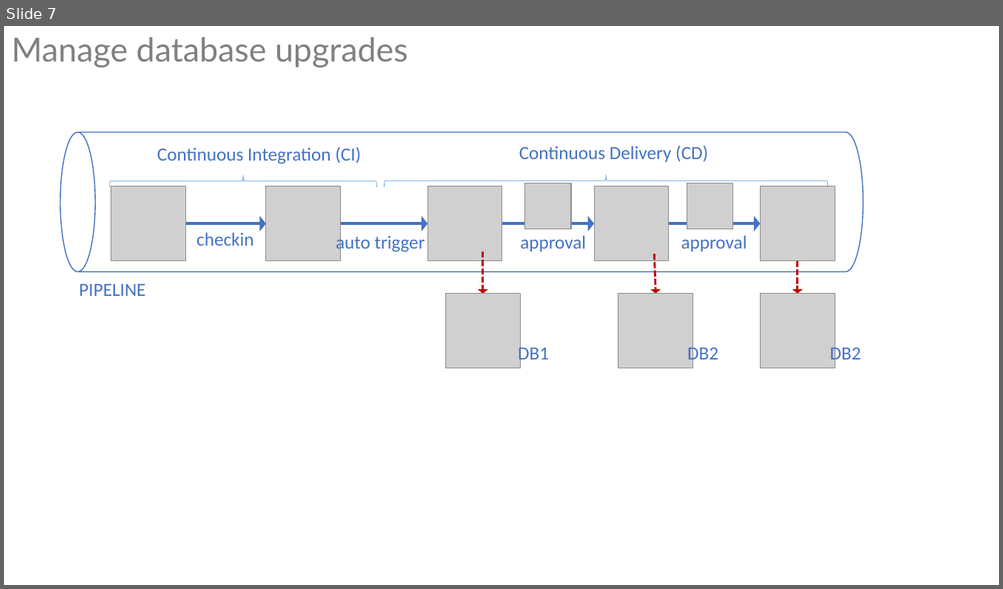
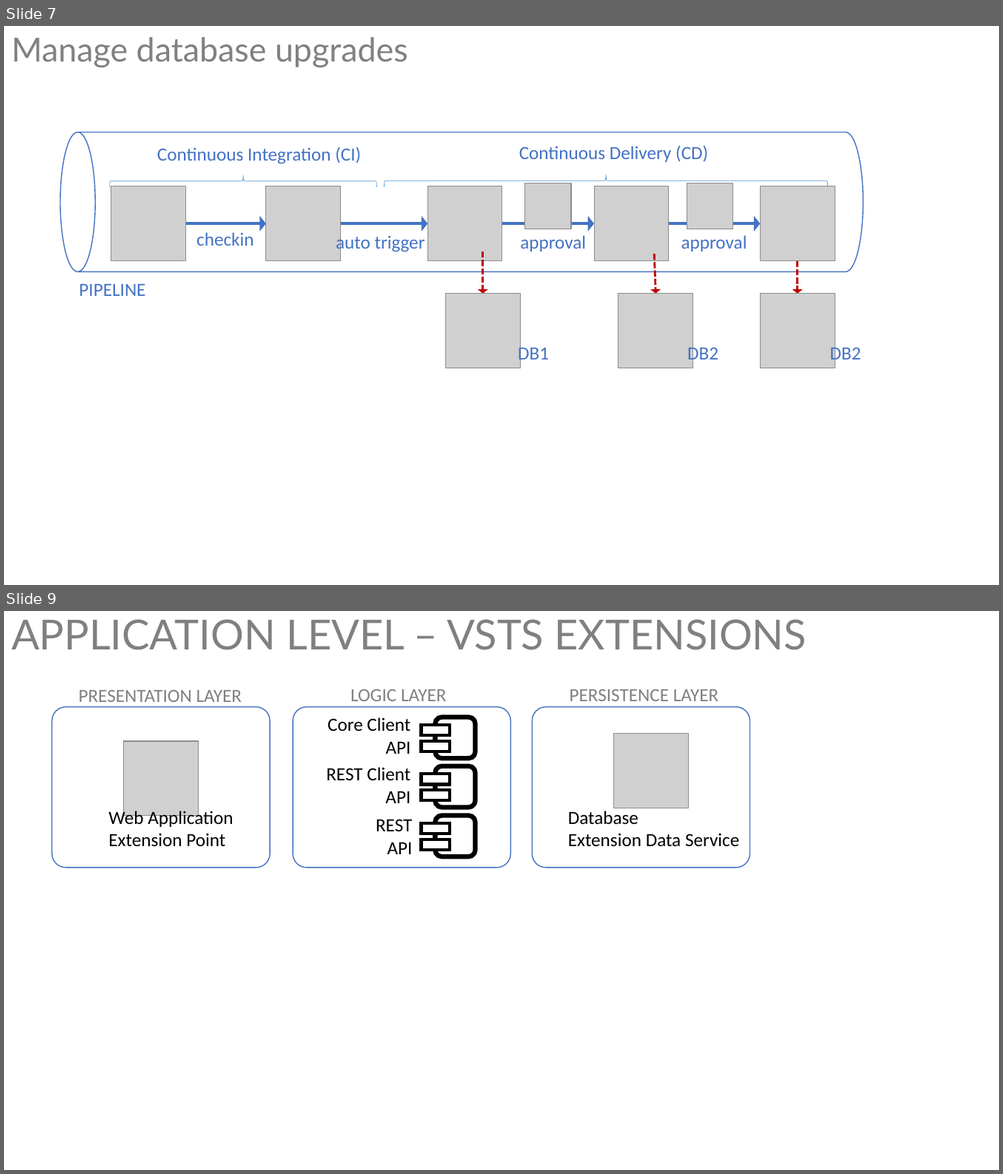
Before and after one commit to ALM-Rangers/Guidance, a slide deck: src/DevOps/Illustrations.pptx. Shown one above the other, each under a label of ours: slide 7 before the commit, slides 7 and 9 after it; the slides between them are not shown. The pictures are 1003x589 and 1003x1174 pixels, drawn with LibreOffice and Linux fonts; fonts in the diff are those of the drawing; grey boxes stand for pictures. Boxes give left, top, right and bottom in pixels: in the first picture for what was removed or moved away, otherwise in the second. Text is boxed around its words. In the diff, an @@ line names an element or a change of style, - is before the commit and + after.

Commit message:
Add images for "rings"

```diff
--- a/src/DevOps/Illustrations.pptx
+++ b/src/DevOps/Illustrations.pptx
@@ slide 9 added at <box>4,611,999,1170</box>, background #FFFFFF @@
@@ title added at <box>11,619,807,650</box>, 40 pt, text #808080 @@
+APPLICATION LEVEL – VSTS EXTENSIONS
@@ text added at <box>79,689,242,702</box>, 18 pt, text #808080 @@
+PRESENTATION LAYER
@@ text added at <box>350,689,447,701</box>, 18 pt, text #808080 @@
+LOGIC LAYER
@@ text added at <box>569,689,719,701</box>, 18 pt, text #808080 @@
+PERSISTENCE LAYER
@@ rounded rectangle added at <box>52,707,270,869</box>, fill #FFFFFF, outline #4472C4 1 pt @@
@@ rounded rectangle added at <box>293,707,511,869</box>, fill #FFFFFF, outline #4472C4 1 pt @@
@@ text added at <box>327,718,411,754</box>, 18 pt, text #000000 @@
+Core Client
+API
@@ rounded rectangle added at <box>435,717,475,758</box>, fill #FFFFFF, outline #000000 4.5 pt @@
@@ rounded rectangle added at <box>532,707,750,869</box>, fill #FFFFFF, outline #4472C4 1 pt @@
@@ picture added at <box>123,741,198,816</box> @@
@@ rectangle added at <box>421,725,449,735</box>, fill #FFFFFF, outline #000000 3 pt @@
@@ rectangle added at <box>421,741,449,752</box>, fill #FFFFFF, outline #000000 3 pt @@
@@ picture added at <box>614,733,688,808</box> @@
@@ text added at <box>326,767,410,803</box>, 18 pt, text #000000 @@
+REST Client
+API
@@ rectangle added at <box>421,775,449,785</box>, fill #FFFFFF, outline #000000 3 pt @@
@@ rounded rectangle added at <box>435,766,475,807</box>, fill #FFFFFF, outline #000000 4.5 pt @@
@@ text added at <box>108,809,233,847</box>, 18 pt, text #000000 @@
+Web Application
+Extension Point
@@ rectangle added at <box>421,790,449,800</box>, fill #FFFFFF, outline #000000 3 pt @@
@@ text added at <box>375,819,412,854</box>, 18 pt, text #000000 @@
+REST
+API
@@ rectangle added at <box>421,823,449,834</box>, fill #FFFFFF, outline #000000 3 pt @@
@@ rounded rectangle added at <box>435,815,475,857</box>, fill #FFFFFF, outline #000000 4.5 pt @@
@@ text added at <box>568,811,739,847</box>, 18 pt, text #000000 @@
+Database
+Extension Data Service
@@ rectangle added at <box>421,840,449,850</box>, fill #FFFFFF, outline #000000 3 pt @@
```
Also in this commit, not shown: 3 other slides added.
